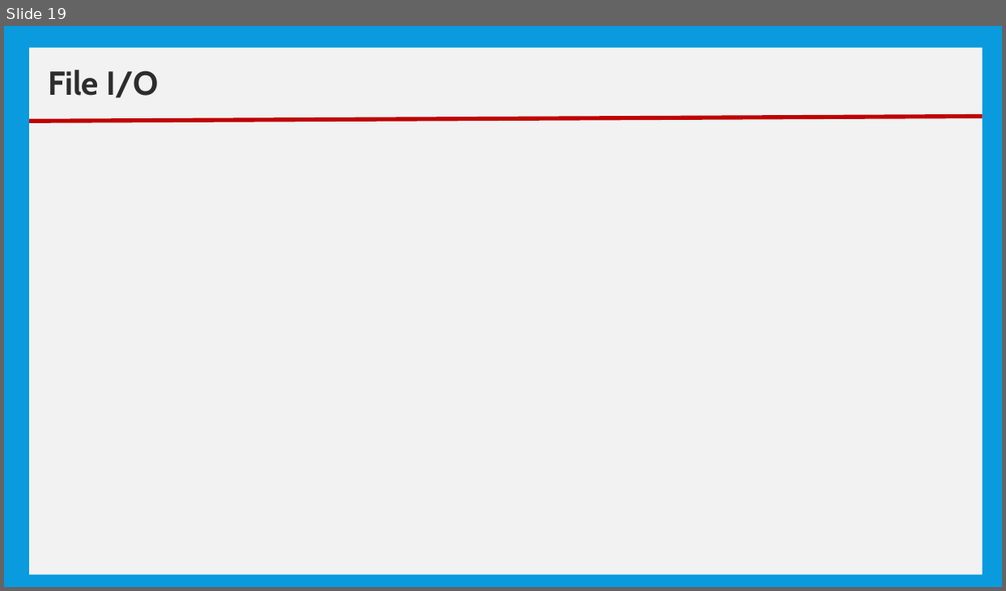
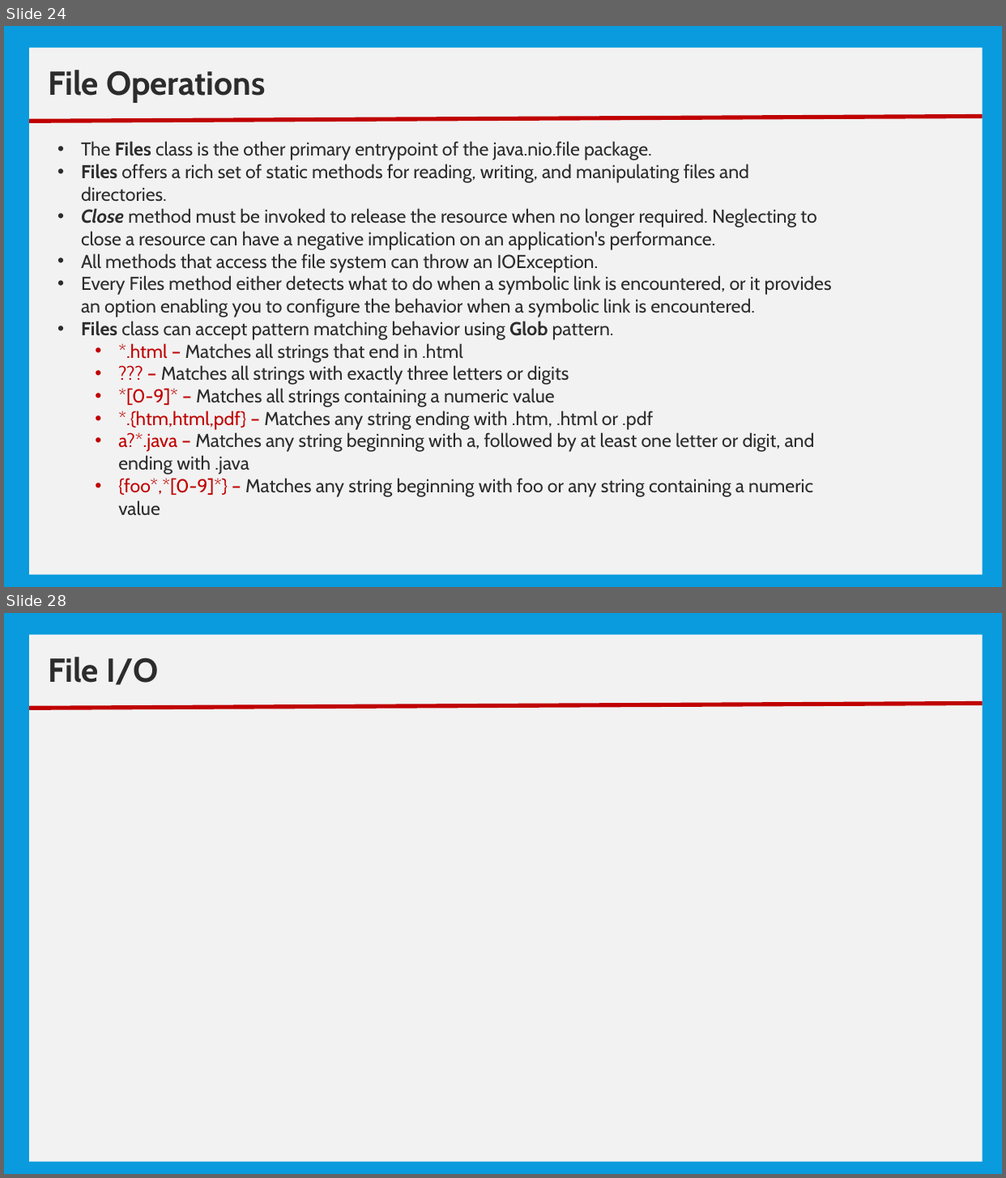
Before and after one commit to nmsgit1234/TechnicalDocs, a slide deck: training/core_java/10_Basic IO.pptx. Shown one above the other, each under a label of ours: slide 19 before the commit, slides 24 and 28 after it; the slides between them are not shown. The pictures are 1006x591 and 1006x1178 pixels, drawn with LibreOffice and Linux fonts; fonts in the diff are those of the drawing. Boxes give left, top, right and bottom in pixels: in the first picture for what was removed or moved away, otherwise in the second. Text is boxed around its words. In the diff, an @@ line names an element or a change of style, - is before the commit and + after.

```diff
--- a/training/core_java/10_Basic IO.pptx
+++ b/training/core_java/10_Basic IO.pptx
@@ slide 24 added at (4,26,1002,587), background #099BDD @@
@@ rectangle added at (29,48,982,575), fill #F2F2F2 @@
@@ text added at (48,70,266,102), 32 pt, text #2C2C2C, bold @@
+File Operations
@@ line added from (29, 121) to (982, 117), #C00000 4 pt @@
@@ text added at (81,141,832,515), 18 pt, text #2C2C2C @@
+• The Files class is the other primary entrypoint of the java.nio.file package.
+• Files offers a rich set of static methods for reading, writing, and manipulating files and directories.
+• Close method must be invoked to release the resource when no longer required. Neglecting to close a resource can have a negative implication on an application's performance.
+• All methods that access the file system can throw an IOException.
+• Every Files method either detects what to do when a symbolic link is encountered, or it provides an option enabling you to configure the behavior when a symbolic link is encountered.
+• Files class can accept pattern matching behavior using Glob pattern.
+  • *.html – Matches all strings that end in .html
+  • ??? – Matches all strings with exactly three letters or digits
+  • *[0-9]* – Matches all strings containing a numeric value
+  • *.{htm,html,pdf} – Matches any string ending with .htm, .html or .pdf
+  • a?*.java – Matches any string beginning with a, followed by at least one letter or digit, and ending with .java
+  • {foo*,*[0-9]*} – Matches any string beginning with foo or any string containing a numeric value
@@ what was slide 19 is now slide 28 @@
```
Also in this commit, not shown: 1 slide changed, 8 other slides added, 3 other files.
